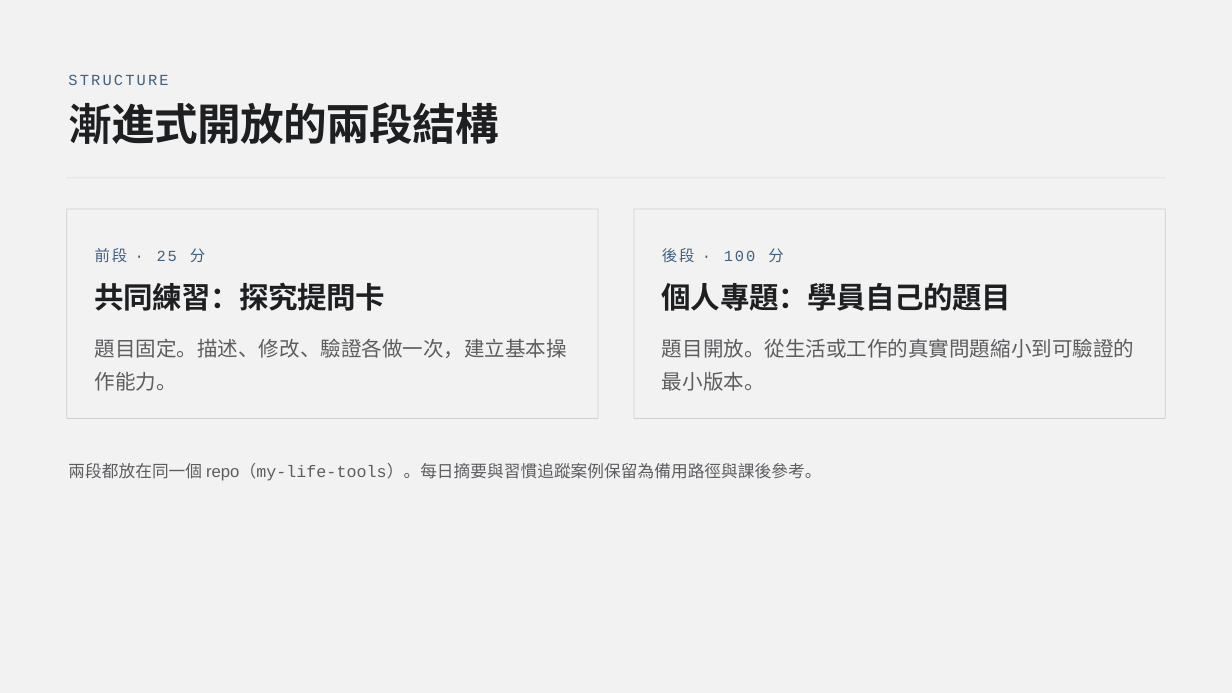
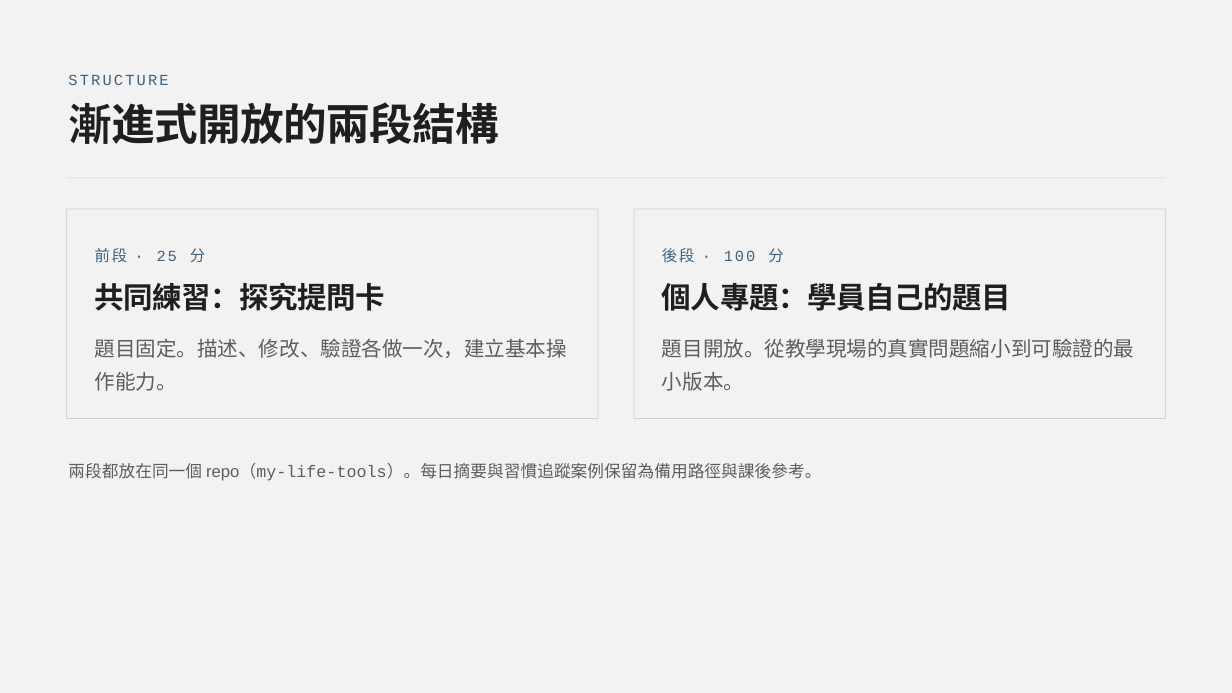
Before and after one commit to htchen/LLM2Life, a slide deck: slide 12 of instructor/LLM2Life_slide_deck.pptx. Drawn at 1232x693 pixels with LibreOffice and Linux fonts; fonts in the diff are those of the drawing. Boxes give left, top, right and bottom in pixels: in the first picture for what was removed or moved away, otherwise in the second. Text is boxed around its words. In the diff, an @@ line names an element or a change of style, - is before the commit and + after.

```diff
--- a/instructor/LLM2Life_slide_deck.pptx
+++ b/instructor/LLM2Life_slide_deck.pptx
@@ text at <box>662,339,1134,391</box>: text changed @@
-題目開放。從生活或工作的真實問題縮小到可驗證的最小版本。
+題目開放。從教學現場的真實問題縮小到可驗證的最小版本。
```
Also in this commit, not shown: 18 other files.
